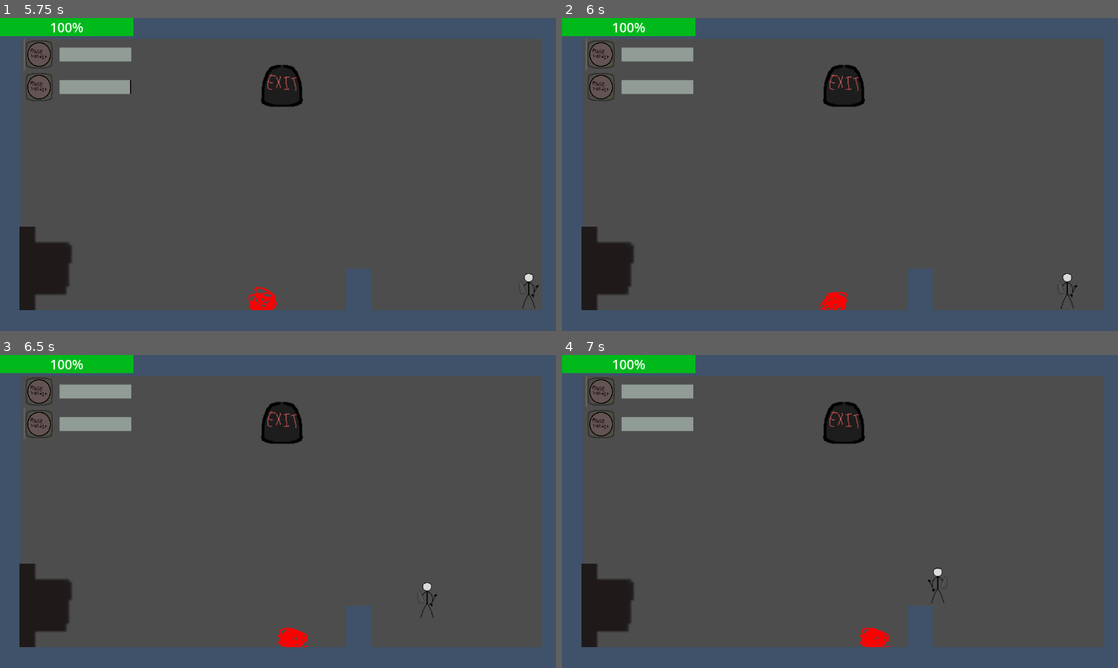
Above: before the commit, frames 1-4 (two rows, left to right).
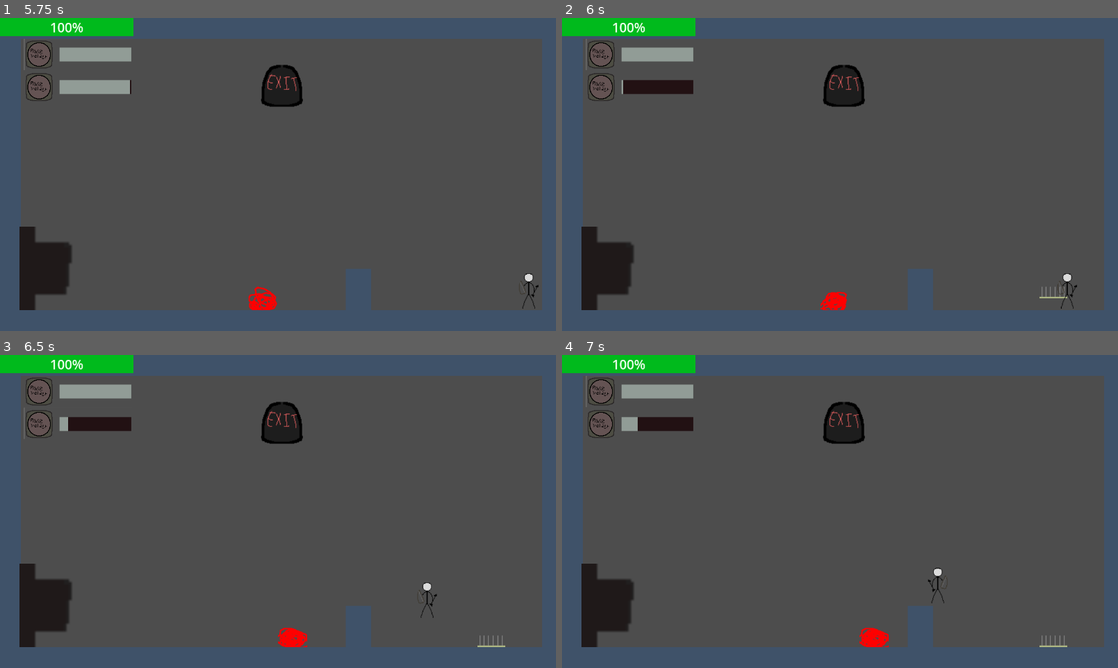
Above: after the commit, the same moments.

Repository: maqpeter-bit/CMPM80k_final_project_repo
Game: Godot game, scene res://main.tscn
Same seed, same stepped clock (60 frames per second), same inputs: the game is played once before the commit and once after it.
Inputs (mouse positions are in pixels of both pictures, inside the frame that each line leads up to):
- Up to frame 1 (5.75 s): move the mouse to (400, 158) at 0.52 s; hold D (right) 0.53-2.03 s; tap Tab (SelectUtility) at 0.6, 1.55, 2.1, 3.05, 4.55, 5.1 s; tap Space (jump) at 0.77, 1.52, 3.02, 3.77, 4.52 s; right-click (400, 158) at 0.8 s; move the mouse to (166, 190) at 1.27 s; right-click (166, 190) at 1.35 s; move the mouse to (333, 105) at 2.02 s; hold A (left) 2.03-2.78 s; right-click (333, 105) at 2.3 s; move the mouse to (250, 237) at 2.77 s; hold D (right) 2.78-4.28 s; tap Q (SwapUtility) at 2.85 s; move the mouse to (444, 221) at 3.52 s; press the mouse at (444, 221) at 3.53 s; right-click (444, 221) at 3.8 s; move the mouse to (111, 127) at 4.27 s; release the mouse at (111, 127) at 4.28 s; hold A (left) 4.28-5.03 s; right-click (111, 127) at 4.35 s; move the mouse to (305, 174) at 5.02 s; hold D (right) from 5.03 s (still down); right-click (305, 174) at 5.3 s
- Up to frame 2 (6 s): move the mouse to (756, 96) at 5.77 s; release D (right) at 5.78 s; hold A (left) from 5.78 s (still down); right-click (756, 96) at 5.85 s
- Up to frame 3 (6.5 s): keep holding A (left); tap Space (jump) at 6.02 s; tap Tab (SelectUtility) at 6.05 s
- Up to frame 4 (7 s): keep holding A (left); move the mouse to (962, 495) at 6.52 s; tap Tab (SelectUtility) at 6.6 s; tap Space (jump) at 6.77 s; right-click (962, 495) at 6.8 s

Frame 1 is identical in both runs. In frame 2, 0.6% of the frame differs, in the area x 11-91%, y 19-90%; in frame 3, 0.6%; in frame 4, 0.5%.

Commit message:
6-7-2026
Added in the trap utility
Added in the fan utility

Diff:
--- a/Player.tscn
+++ b/Player.tscn
@@ -89,7 +89,7 @@
 [node name="Player" type="CharacterBody2D" unique_id=1082196993 node_paths=PackedStringArray("hammer_sprite_2d", "hammerHitbox", "sword_hitbox", "sword_collision", "arrow_container") groups=["player"]]
 scale = Vector2(0.25, 0.25)
 collision_layer = 5
-collision_mask = 5
+collision_mask = 4
 script = ExtResource("1_kpjcp")
 hammer_sprite_2d = NodePath("HammerHitBox/HammerVisual")
 hammerHitbox = NodePath("HammerHitBox")
--- /dev/null
+++ b/Scripts/fan.gd
@@ -0,0 +1,14 @@
+extends Node2D
+var timer = 10
+
+# Called when the node enters the scene tree for the first time.
+func _ready() -> void:
+	pass # Replace with function body.
+
+
+# Called every frame. 'delta' is the elapsed time since the previous frame.
+func _process(delta: float) -> void:
+	timer -= delta
+	if timer < 1:
+		queue_free()
+	pass
--- a/Scripts/horde_1.gd
+++ b/Scripts/horde_1.gd
@@ -40,12 +40,19 @@
 		getHurt()
 		var arrow = area.get_parent()
 		arrow.destroy()
+	if area.is_in_group("trap"):
+		getHurt()
 
 	if area.is_in_group("wall"):
 		isTouchingWall = true
 		wall_in_hitbox = area
-		print("I damaged teh wall")
 
+	if area.is_in_group("fan"):
+		var knockback_strength = 1500.0
+		var direction = global_position.direction_to(area.global_position)
+		direction.y = 0
+		var explosion_force = direction * knockback_strength
+		knockback = explosion_force * -1
 
 
 func _on_hurtbox_area_exited(area):
--- a/Scripts/player.gd
+++ b/Scripts/player.gd
@@ -11,6 +11,10 @@
 @export var sword_collision := CollisionShape2D
 @onready var ArrowScene = preload("res://arrow.tscn")
 @onready var wallScene = preload("res://wall.tscn")
+@onready var trapScene = preload("res://trap.tscn")
+@onready var fanScene_Right = preload("res://fan_right.tscn")
+@onready var fanScene_Left = preload("res://fan_left.tscn")
+
 
 @export var next_level: String
 @export var arrow_container: Node
@@ -118,7 +122,14 @@
 			Utility2MAXCooldown = wallMaxCooldown
 			placeWall()
 		if UTIL_SELECTED_ITEM_2 == "trap":
-			print("placed trap")
+			# Currently trap cooldowns use wall cooldowns. 10 seconds.
+			Utility2Cooldown = wallMaxCooldown
+			Utility2MAXCooldown = wallMaxCooldown
+			placeTrap()
+		if UTIL_SELECTED_ITEM_2 == "fan":
+			Utility2Cooldown = wallMaxCooldown
+			Utility2MAXCooldown = wallMaxCooldown
+			placeFan()
 
 	if Input.is_action_just_pressed("SwapUtility"):
 		if utilitySwap1or2 == 1:
@@ -145,8 +156,8 @@
 		elif utilitySwap1or2 == 2:
 			utilitySwap1or2 = 1
 		var select_visual = get_tree().get_first_node_in_group("SelectItem")
-		print(select_visual)
 		if select_visual:
+			select_visual.stop()
 			select_visual.play("playFlash")
 
 
@@ -201,7 +212,6 @@
 	sword_collision.disabled = true
 
 func placeWall():
-	print("placed wall")
 	var direction = (get_global_mouse_position() - global_position).normalized()
 	var wall = wallScene.instantiate()
 	arrow_container.add_child(wall)
@@ -213,8 +223,37 @@
 	else:
 		wall.global_position = Vector2(global_position.x + (offset * -1), 800)
 
-
-
+func placeTrap():
+	var direction = (get_global_mouse_position() - global_position).normalized()
+	var wall = trapScene.instantiate()
+	arrow_container.add_child(wall)
+	direction.y = 0
+	var offset = 80
+	#wall.global_position.y = -100
+	if direction.x > 0:
+		wall.global_position = Vector2(global_position.x + offset, global_position.y)
+	else:
+		wall.global_position = Vector2(global_position.x + (offset * -1), global_position.y)
+
+func placeFan():
+	var direction = (get_global_mouse_position() - global_position).normalized()
+	var wall = null
+	if direction.x > 0:
+		wall = fanScene_Right.instantiate()
+
+	else:
+		wall = fanScene_Left.instantiate()
+
+
+	arrow_container.add_child(wall)
+	direction.y = 0
+	var offset = 80
+
+	if direction.x > 0:
+		wall.global_position = Vector2(global_position.x + offset, global_position.y)
+	else:
+		wall.global_position = Vector2(global_position.x + (offset * -1), global_position.y)
+	#wall.global_position.y = -100
 
 
 
--- /dev/null
+++ b/Scripts/trap.gd
@@ -0,0 +1,20 @@
+extends RigidBody2D
+var health = 5
+var timer = 10
+
+# Called when the node enters the scene tree for the first time.
+func _ready() -> void:
+	$Hitbox.area_entered.connect(_on_hurtbox_area_entered)
+	pass # Replace with function body.
+func _on_hurtbox_area_entered(area):
+	if area.is_in_group("enemies"):
+		health -= 1
+		if health < 1:
+			queue_free()
+
+# Called every frame. 'delta' is the elapsed time since the previous frame.
+func _process(delta: float) -> void:
+	timer -= delta
+	if timer < 1:
+		queue_free()
+	pass
--- /dev/null
+++ b/fan_left.tscn
@@ -0,0 +1,33 @@
+[gd_scene format=3 uid="uid://ce1ldfpash5yw"]
+
+[ext_resource type="Texture2D" uid="uid://cphqpdoyuov6t" path="res://ArtAssets/Extras/FanPlaceholder.png" id="1_61ocu"]
+[ext_resource type="Script" uid="uid://c0mnc5irf6qrr" path="res://Scripts/fan.gd" id="1_l75ty"]
+
+[sub_resource type="RectangleShape2D" id="RectangleShape2D_8vgsl"]
+size = Vector2(64, 14)
+
+[sub_resource type="RectangleShape2D" id="RectangleShape2D_7l2ec"]
+size = Vector2(107, 58)
+
+[node name="Node2D" type="Node2D" unique_id=295888628]
+scale = Vector2(-1, 1)
+script = ExtResource("1_l75ty")
+
+[node name="RigidBody2D" type="RigidBody2D" parent="." unique_id=447362986]
+collision_layer = 0
+collision_mask = 4
+
+[node name="Sprite2D" type="Sprite2D" parent="RigidBody2D" unique_id=1475863930]
+scale = Vector2(1, -1)
+texture = ExtResource("1_61ocu")
+
+[node name="CollisionShape2D" type="CollisionShape2D" parent="RigidBody2D" unique_id=2000361025]
+position = Vector2(0, -25)
+shape = SubResource("RectangleShape2D_8vgsl")
+debug_color = Color(0.95859534, 6.738305e-07, 0.5289286, 0.41960785)
+
+[node name="FanCollision" type="Area2D" parent="RigidBody2D" unique_id=1646957638 groups=["fan"]]
+
+[node name="CollisionShape2D" type="CollisionShape2D" parent="RigidBody2D/FanCollision" unique_id=1797062528]
+position = Vector2(79.5, 3)
+shape = SubResource("RectangleShape2D_7l2ec")
--- /dev/null
+++ b/fan_right.tscn
@@ -0,0 +1,31 @@
+[gd_scene format=3 uid="uid://cvnw8mg4phmta"]
+
+[ext_resource type="Texture2D" uid="uid://cphqpdoyuov6t" path="res://ArtAssets/Extras/FanPlaceholder.png" id="1_1vo3d"]
+[ext_resource type="Script" uid="uid://c0mnc5irf6qrr" path="res://Scripts/fan.gd" id="1_wv1b0"]
+
+[sub_resource type="RectangleShape2D" id="RectangleShape2D_8vgsl"]
+size = Vector2(64, 14)
+
+[sub_resource type="RectangleShape2D" id="RectangleShape2D_7l2ec"]
+size = Vector2(107, 58)
+
+[node name="Node2D" type="Node2D" unique_id=295888628]
+script = ExtResource("1_wv1b0")
+
+[node name="RigidBody2D" type="RigidBody2D" parent="." unique_id=447362986]
+collision_layer = 0
+collision_mask = 4
+
+[node name="Sprite2D" type="Sprite2D" parent="RigidBody2D" unique_id=1475863930]
+texture = ExtResource("1_1vo3d")
+
+[node name="CollisionShape2D" type="CollisionShape2D" parent="RigidBody2D" unique_id=2000361025]
+position = Vector2(0, 25)
+shape = SubResource("RectangleShape2D_8vgsl")
+debug_color = Color(0.95859534, 6.738305e-07, 0.5289286, 0.41960785)
+
+[node name="FanCollision" type="Area2D" parent="RigidBody2D" unique_id=1646957638 groups=["fan"]]
+
+[node name="CollisionShape2D" type="CollisionShape2D" parent="RigidBody2D/FanCollision" unique_id=1797062528]
+position = Vector2(79.5, 3)
+shape = SubResource("RectangleShape2D_7l2ec")
--- a/level1.tscn
+++ b/level1.tscn
@@ -4,13 +4,13 @@
 [ext_resource type="Script" uid="uid://bvge6xfct74w1" path="res://Scripts/ladder_builder.gd" id="1_i2041"]
 [ext_resource type="Texture2D" uid="uid://cvsahamjkdpix" path="res://ArtAssets/Tilemap/GroundPlaceholder.png" id="1_jwv3a"]
 [ext_resource type="PackedScene" uid="uid://cqq66e0q4nwub" path="res://Player.tscn" id="2_dopym"]
-[ext_resource type="Script" uid="uid://kkuyq8q3qxrv" path="res://enemy_spawn_data.gd" id="2_n8vhr"]
+[ext_resource type="Script" uid="uid://kkuyq8q3qxrv" path="res://Scripts/enemy_spawn_data.gd" id="2_n8vhr"]
 [ext_resource type="Texture2D" uid="uid://ctt88u31kobra" path="res://ArtAssets/Extras/Exit.png" id="3_ootpb"]
 [ext_resource type="Texture2D" uid="uid://s5b577tye2of" path="res://ArtAssets/Extras/Pipe.png" id="4_v38iq"]
 [ext_resource type="PackedScene" uid="uid://bbvemn175whqr" path="res://ladderPiece.tscn" id="4_xy4tn"]
 [ext_resource type="PackedScene" uid="uid://dfe6fr5gasob0" path="res://Horde1.tscn" id="5_v8kj3"]
 [ext_resource type="Texture2D" uid="uid://c2sd8vym4yc10" path="res://ArtAssets/Extras/HurtVisual.png" id="9_usj0q"]
-[ext_resource type="Script" uid="uid://dm76g4rf0f7tm" path="res://ui_controller.gd" id="10_eqrsh"]
+[ext_resource type="Script" uid="uid://dm76g4rf0f7tm" path="res://Scripts/ui_controller.gd" id="10_eqrsh"]
 [ext_resource type="Texture2D" uid="uid://d3sjr74pir63g" path="res://ArtAssets/Extras/templatePlaceholder.png" id="11_mx85b"]
 [ext_resource type="Texture2D" uid="uid://bff36o32drus0" path="res://ArtAssets/Extras/templatePlaceholder2.png" id="12_n8vhr"]
 [ext_resource type="Texture2D" uid="uid://rf0ht1qhnwm4" path="res://ArtAssets/Extras/SelectedUtility.png" id="14_eqrsh"]
@@ -476,8 +476,8 @@
 15:15/0 = 0
 
 [sub_resource type="TileSet" id="TileSet_4d4qa"]
-physics_layer_0/collision_layer = 7
-physics_layer_0/collision_mask = 7
+physics_layer_0/collision_layer = 63
+physics_layer_0/collision_mask = 63
 sources/0 = SubResource("TileSetAtlasSource_xy4tn")
 
 [sub_resource type="RectangleShape2D" id="RectangleShape2D_v38iq"]
--- a/project.godot
+++ b/project.godot
@@ -29,6 +29,7 @@
 wall=""
 destroyArrow(barrier)="For the arrow. If it hits this, it gets destroyed. "
 trap=""
+fan=""
 
 [input]
 
--- a/trap.tscn
+++ b/trap.tscn
@@ -1,26 +1,31 @@
 [gd_scene format=3 uid="uid://dfl1pglg8n2si"]
 
 [ext_resource type="Texture2D" uid="uid://kqpbc8esj144" path="res://ArtAssets/Extras/TrapPlaceholder.png" id="1_kd1db"]
+[ext_resource type="Script" uid="uid://cv2yo1yepg7jl" path="res://Scripts/trap.gd" id="1_w2pp3"]
 
 [sub_resource type="RectangleShape2D" id="RectangleShape2D_w2pp3"]
-size = Vector2(64, 3)
+size = Vector2(64, 4)
 
 [sub_resource type="RectangleShape2D" id="RectangleShape2D_kd1db"]
 size = Vector2(62, 16)
 
 [node name="Trap" type="RigidBody2D" unique_id=1224669839]
-
-[node name="CollisionShape2D" type="CollisionShape2D" parent="." unique_id=972277272]
-position = Vector2(0, 0.5)
-shape = SubResource("RectangleShape2D_w2pp3")
-debug_color = Color(0.9788502, 0, 0.39666367, 0.41960785)
+scale = Vector2(0.5, 0.5)
+collision_layer = 8
+collision_mask = 8
+script = ExtResource("1_w2pp3")
 
 [node name="Sprite2D" type="Sprite2D" parent="." unique_id=1858814715]
 position = Vector2(0, -30)
 texture = ExtResource("1_kd1db")
 
-[node name="Area2D" type="Area2D" parent="." unique_id=1417458167 groups=["trap"]]
+[node name="CollisionShape2D" type="CollisionShape2D" parent="." unique_id=972277272]
+shape = SubResource("RectangleShape2D_w2pp3")
+debug_color = Color(0.9788502, 0, 0.39666367, 0.41960785)
 
-[node name="CollisionShape2D" type="CollisionShape2D" parent="Area2D" unique_id=926966835]
+[node name="Hitbox" type="Area2D" parent="." unique_id=1417458167 groups=["trap"]]
+collision_mask = 2
+
+[node name="CollisionShape2D" type="CollisionShape2D" parent="Hitbox" unique_id=926966835]
 position = Vector2(0, -6)
 shape = SubResource("RectangleShape2D_kd1db")
--- a/wall.tscn
+++ b/wall.tscn
@@ -1,7 +1,7 @@
 [gd_scene format=3 uid="uid://qooyahycnkup"]
 
 [ext_resource type="Texture2D" uid="uid://cvsahamjkdpix" path="res://ArtAssets/Tilemap/GroundPlaceholder.png" id="1_xxgf6"]
-[ext_resource type="Script" uid="uid://byottn4kd1r5t" path="res://wallScript.gd" id="1_y4f30"]
+[ext_resource type="Script" uid="uid://byottn4kd1r5t" path="res://Scripts/wallScript.gd" id="1_y4f30"]
 
 [sub_resource type="RectangleShape2D" id="RectangleShape2D_y4f30"]
 size = Vector2(254, 888)
Binary file added: ArtAssets/Extras/FanPlaceholder.png
Not shown, added: ArtAssets/Extras/FanPlaceholder.png.import
Renamed: enemy_spawn_data.gd -> Scripts/enemy_spawn_data.gd
Renamed: enemy_spawn_data.gd.uid -> Scripts/enemy_spawn_data.gd.uid
Not shown, added: Scripts/fan.gd.uid
Renamed: sword_hitbox.gd -> Scripts/sword_hitbox.gd
Renamed: sword_hitbox.gd.uid -> Scripts/sword_hitbox.gd.uid
Not shown, added: Scripts/trap.gd.uid
Renamed: ui_controller.gd -> Scripts/ui_controller.gd
Renamed: ui_controller.gd.uid -> Scripts/ui_controller.gd.uid
Renamed: wallScript.gd -> Scripts/wallScript.gd
Renamed: wallScript.gd.uid -> Scripts/wallScript.gd.uid
